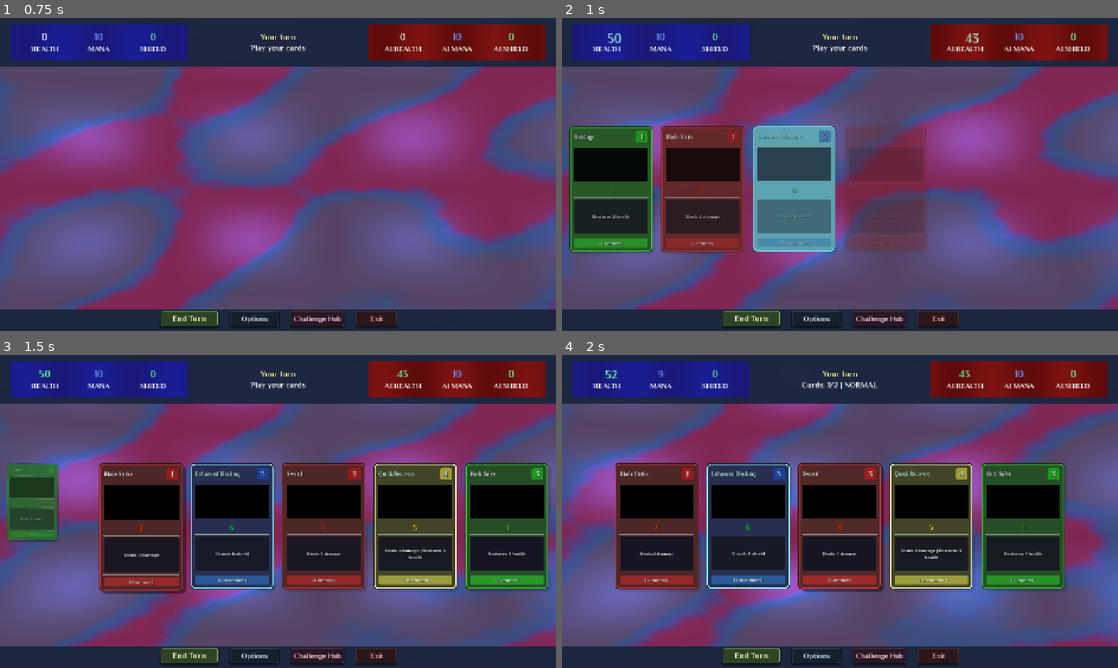
Above: before the commit, frames 1-4 (two rows, left to right).
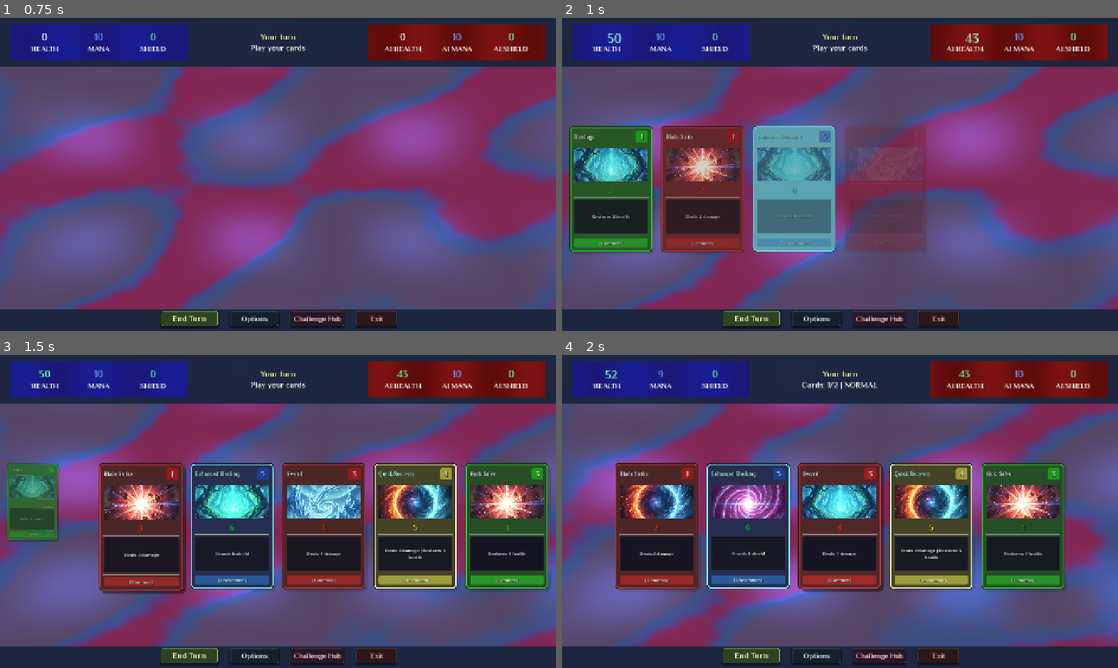
Above: after the commit, the same moments.

Repository: lextrack/Card-Vault-Keeper-Arena
Game: Godot game, scene res://scenes/Main.tscn
Same seed, same stepped clock (60 frames per second), same inputs: the game is played once before the commit and once after it. This scene is started directly instead of the project's main scene. Video files are missing from this copy of the repository; at most half a second of black plays in their place. Sound files missing from this copy of the repository are replaced by a short silence.
Inputs (mouse positions are in pixels of both pictures, inside the frame that each line leads up to):
- Up to frame 1 (0.75 s): tap Enter (game_select) at 0.5 s; move the mouse to (400, 158) at 0.52 s; hold Right (ui_right) from 0.53 s (still down); hold C (ChallengeHub_access) from 0.53 s (still down); click (400, 158) at 0.67 s
- Up to frame 2 (1 s): keep holding Right (ui_right); keep holding C (ChallengeHub_access)
- Up to frame 3 (1.5 s): release Right (ui_right) at 1.25 s; release C (ChallengeHub_access) at 1.25 s; drag from (50, 527) to (250, 574) at 1.27 s
- Up to frame 4 (2 s): no input

Frame 1 is identical in both runs. In frame 2, 5.1% of the frame differs, in the area x 2-65%, y 41-53%; in frame 3, 7.7%, in the area x 1-98%, y 38-53%; in frame 4, 7.0%.

Commit message:
New ilustrations

Diff:
--- a/project.godot
+++ b/project.godot
@@ -11,7 +11,7 @@
 [application]
 
 config/name="Card Vault Keeper: Arena"
-config/version="1.0.0.8"
+config/version="1.0.0.9"
 run/main_scene="uid://cxw6tc65b0iwr"
 config/features=PackedStringArray("4.5", "GL Compatibility")
 boot_splash/bg_color=Color(0, 0, 0, 1)
--- a/scenes/Card.tscn
+++ b/scenes/Card.tscn
@@ -75,6 +75,7 @@
 size_flags_horizontal = 4
 size_flags_vertical = 4
 script = ExtResource("1_0x2y3")
+number_of_images = 6
 
 [node name="CardShadow" type="Panel" parent="."]
 z_index = -1
@@ -189,17 +190,15 @@
 size_flags_vertical = 3
 theme_override_styles/panel = SubResource("StyleBoxFlat_art")
 
-[node name="CardIcon" type="VideoStreamPlayer" parent="CardBackground/CardBorder/CardInner/VBox/ArtContainer"]
-clip_contents = true
-layout_mode = 1
-anchors_preset = 15
-anchor_right = 1.0
-anchor_bottom = 1.0
-grow_horizontal = 2
-grow_vertical = 2
-autoplay = true
-expand = true
-loop = true
+[node name="CardIcon" type="TextureRect" parent="CardBackground/CardBorder/CardInner/VBox/ArtContainer"]
+clip_contents = true
+layout_mode = 1
+anchors_preset = 15
+anchor_right = 1.0
+anchor_bottom = 1.0
+grow_horizontal = 2
+grow_vertical = 2
+expand_mode = 5
 
 [node name="HSeparator2" type="HSeparator" parent="CardBackground/CardBorder/CardInner/VBox"]
 layout_mode = 2
--- a/scenes/MainMenu.tscn
+++ b/scenes/MainMenu.tscn
@@ -364,7 +364,7 @@
 size_flags_horizontal = 4
 theme_override_colors/font_color = Color(0.6, 0.6, 0.7, 1)
 theme_override_font_sizes/font_size = 15
-text = "Version 1.0.0.8"
+text = "Version 1.0.0.9"
 horizontal_alignment = 1
 
 [node name="AudioManager" type="Node" parent="."]
--- a/scripts/Card.gd
+++ b/scripts/Card.gd
@@ -16,10 +16,10 @@
 @onready var rarity_bg = $CardBackground/CardBorder/CardInner/VBox/RarityContainer
 @onready var art_bg = $CardBackground/CardBorder/CardInner/VBox/ArtContainer
 
-const ATTACK_VIDEO = preload("res://assets/backgrounds/attack1.ogv")
-const HEAL_VIDEO = preload("res://assets/backgrounds/heal1.ogv")
-const SHIELD_VIDEO = preload("res://assets/backgrounds/shield1.ogv")
-const HYBRID_VIDEO = preload("res://assets/backgrounds/hybrid1.ogv")
+# Configuración de imágenes (editable desde el inspector)
+@export var card_images_folder: String = "res://assets/backgrounds/"
+@export var number_of_images: int = 5
+@export var image_extension: String = ".jpg"
 
 signal card_clicked(card: Card)
 signal card_played(card: Card)
@@ -348,18 +348,19 @@
 	stat_value.modulate = base_stat_modulate
 
 func _load_card_illustration():
-	var video_stream: VideoStream = null
-	match card_data.card_type:
-		"attack": video_stream = ATTACK_VIDEO
-		"heal": video_stream = HEAL_VIDEO
-		"shield": video_stream = SHIELD_VIDEO
-		"hybrid": video_stream = HYBRID_VIDEO
-
-	if video_stream and card_icon is VideoStreamPlayer:
-		card_icon.stream = video_stream
-		card_icon.loop = true
-		card_icon.autoplay = true
-		card_icon.play()
+	# Seleccionar un número aleatorio entre 1 y number_of_images
+	var random_index = randi() % number_of_images + 1
+
+	# Construir la ruta de la imagen
+	var image_path = card_images_folder + str(random_index) + image_extension
+
+	# Cargar la textura
+	var texture = load(image_path)
+
+	if card_icon is TextureRect and texture:
+		card_icon.texture = texture
+	else:
+		push_warning("No se pudo cargar la imagen: " + image_path)
 
 func _get_card_type_colors(card_type: String) -> Dictionary:
 	const COLOR_TABLE = {
Binary file added: assets/backgrounds/1.jpg
Not shown, added: assets/backgrounds/1.jpg.import
Binary file added: assets/backgrounds/2.jpg
Not shown, added: assets/backgrounds/2.jpg.import
Binary file added: assets/backgrounds/3.jpg
Not shown, added: assets/backgrounds/3.jpg.import
Binary file added: assets/backgrounds/4.jpg
Not shown, added: assets/backgrounds/4.jpg.import
Binary file added: assets/backgrounds/5.jpg
Not shown, added: assets/backgrounds/5.jpg.import
Binary file added: assets/backgrounds/6.jpg
Not shown, added: assets/backgrounds/6.jpg.import
(and 10 more such lines)
